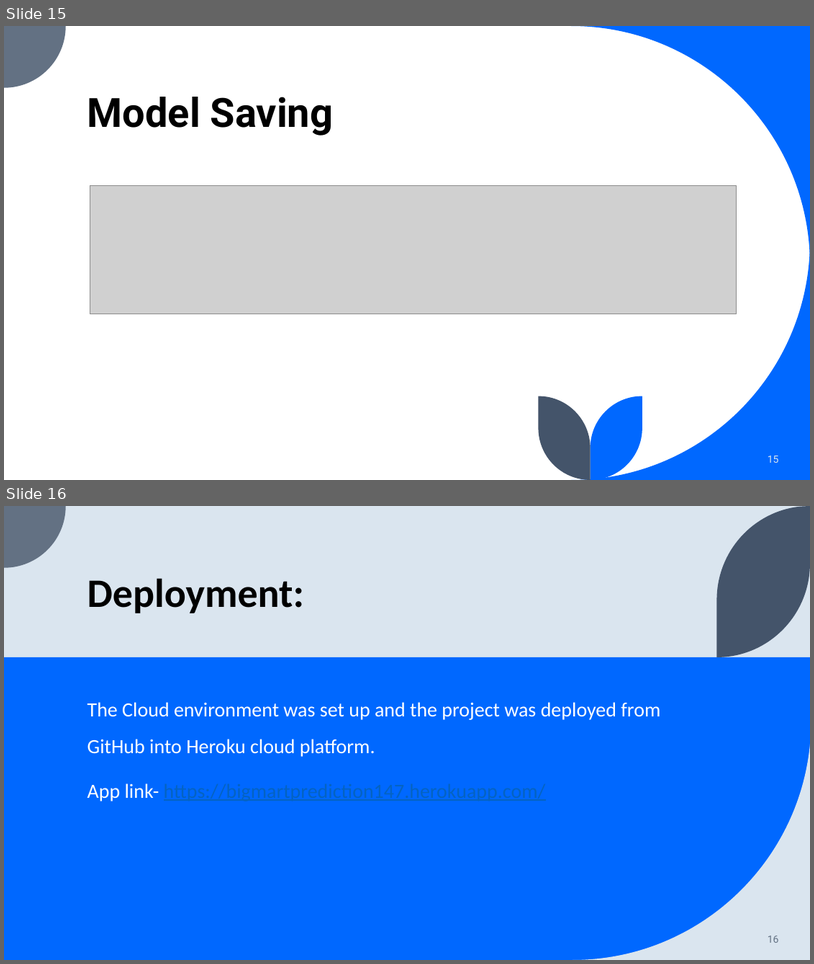
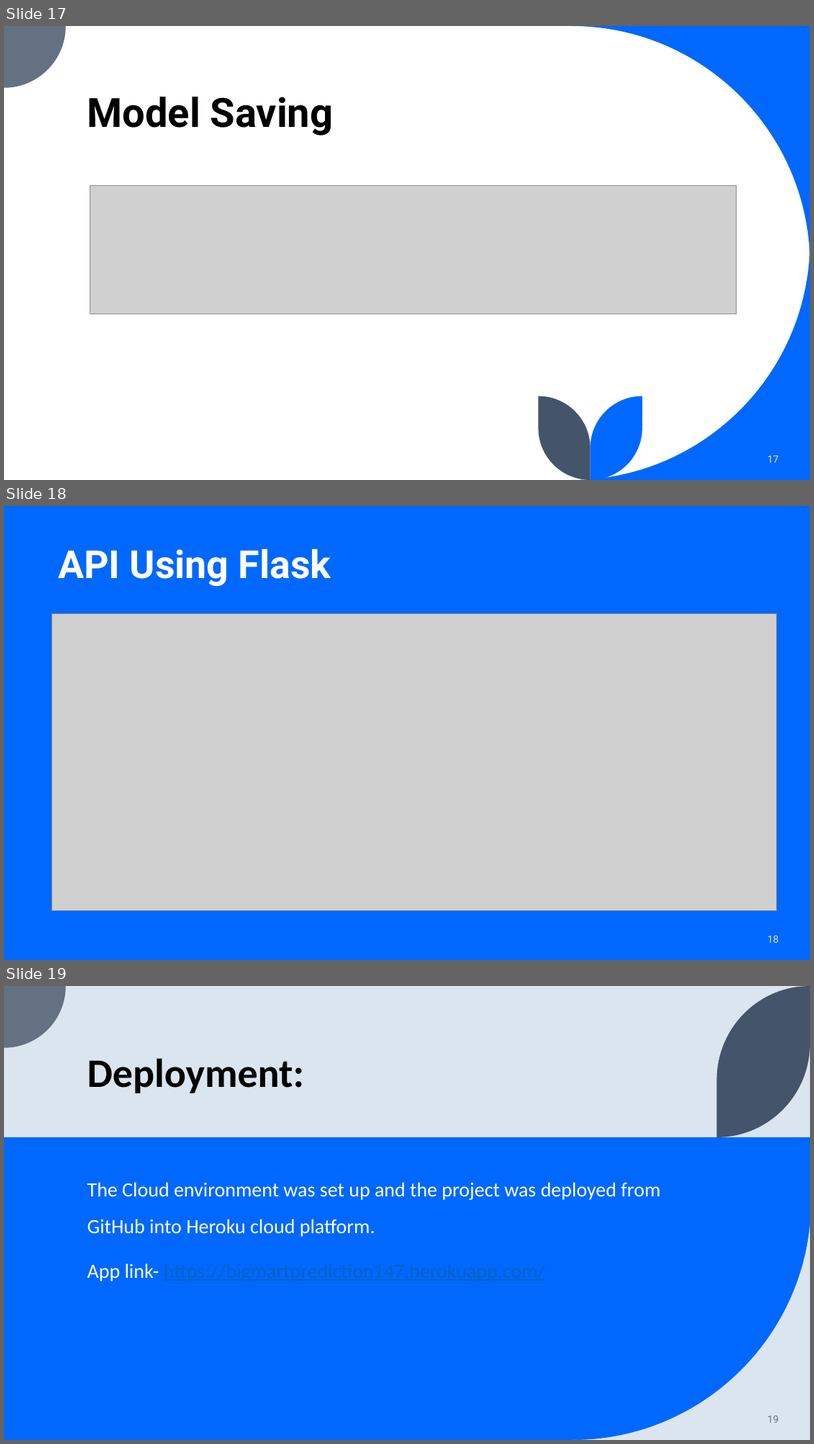
Before and after one commit to Tusharyadav147/BigMart-Prediction, a slide deck: PPT/BigMart Sales Prediction.pptx. Shown one above the other, each under a label of ours: slides 15 and 16 before the commit, slides 17, 18 and 19 after it. The pictures are 814x964 and 814x1444 pixels, drawn with LibreOffice and Linux fonts; fonts in the diff are those of the drawing; grey boxes stand for pictures. Boxes give left, top, right and bottom in pixels: in the first picture for what was removed or moved away, otherwise in the second. Text is boxed around its words. In the diff, an @@ line names an element or a change of style, - is before the commit and + after.

```diff
--- a/PPT/BigMart Sales Prediction.pptx
+++ b/PPT/BigMart Sales Prediction.pptx
@@ slide 18 added at (4, 506, 810, 960), background #0068FF @@
@@ title added at (58, 548, 332, 586), 46 pt, text #FFFFFF, bold @@
+API Using Flask
@@ picture added at (52, 614, 777, 911) @@
@@ page number added at (768, 935, 779, 942), 12 pt, text #DAE5EF @@
+18
@@ what was slide 15 is now slide 17 @@
@@ page number at (768, 455, 779, 462): text changed @@
-15
+17
@@ what was slide 16 is now slide 19 @@
@@ page number at (768, 1415, 779, 1422): text changed @@
-16
+19
```
Also in this commit, not shown: 2 slides changed, 2 other slides added, 2 other files.
